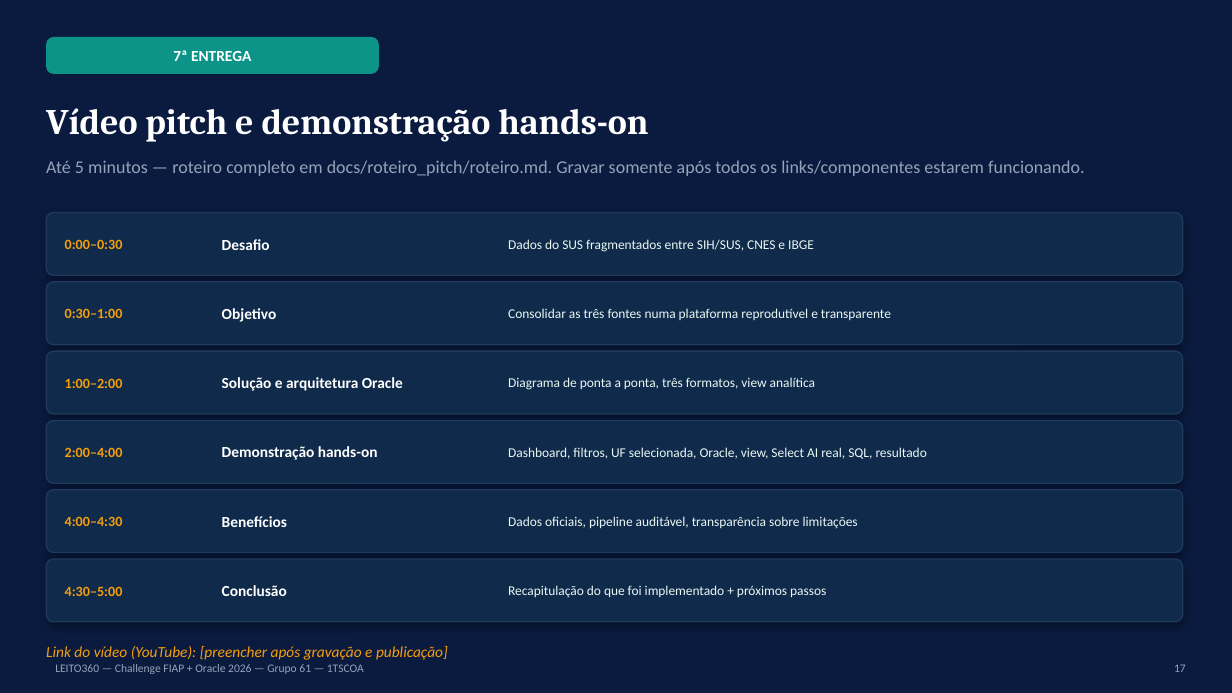
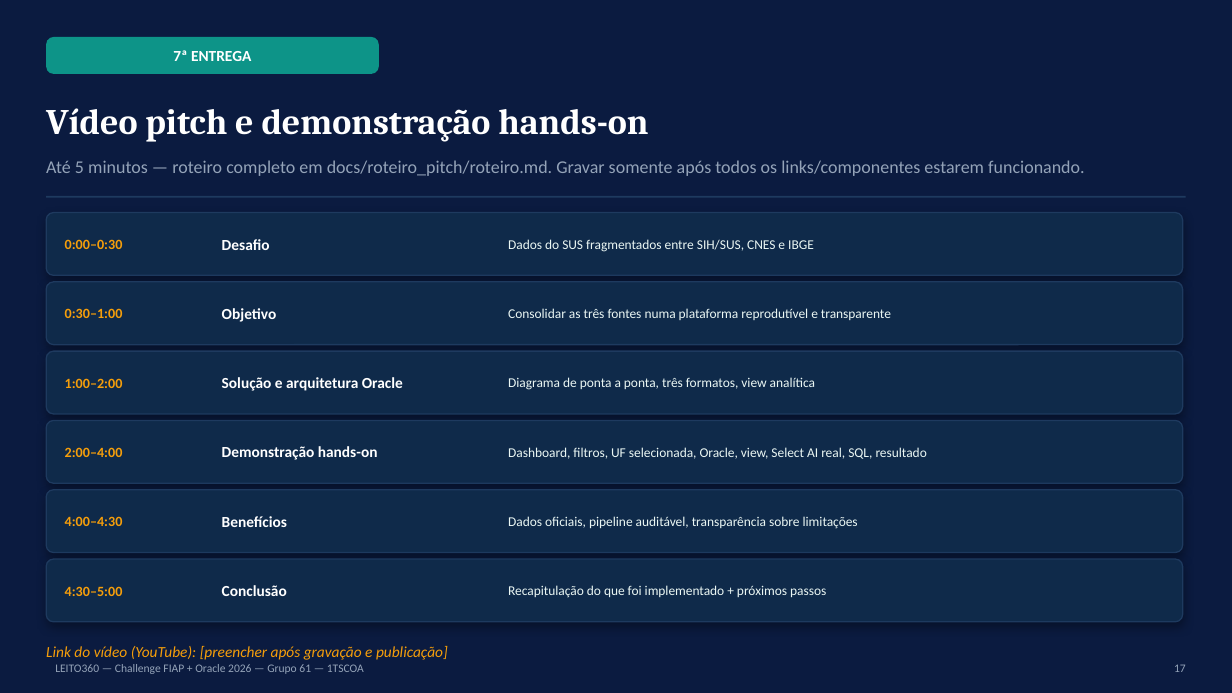
Before and after one commit to gabriellive1817-stack/Leito_360, a slide deck: slide 17 of EC_Sprint_2_1TSCOA_EvidenciasConstrucao_LEITO360_GRUPO61.pptx. Drawn at 1232x693 pixels with LibreOffice and Linux fonts; fonts in the diff are those of the drawing. Boxes give left, top, right and bottom in pixels: in the first picture for what was removed or moved away, otherwise in the second. Text is boxed around its words. In the diff, an @@ line names an element or a change of style, - is before the commit and + after.

```diff
--- a/EC_Sprint_2_1TSCOA_EvidenciasConstrucao_LEITO360_GRUPO61.pptx
+++ b/EC_Sprint_2_1TSCOA_EvidenciasConstrucao_LEITO360_GRUPO61.pptx
@@ rectangle added at [46,196,1186,198], fill #1E3A5F @@
```
Also in this commit, not shown: 17 other slides changed, 8 other files.
